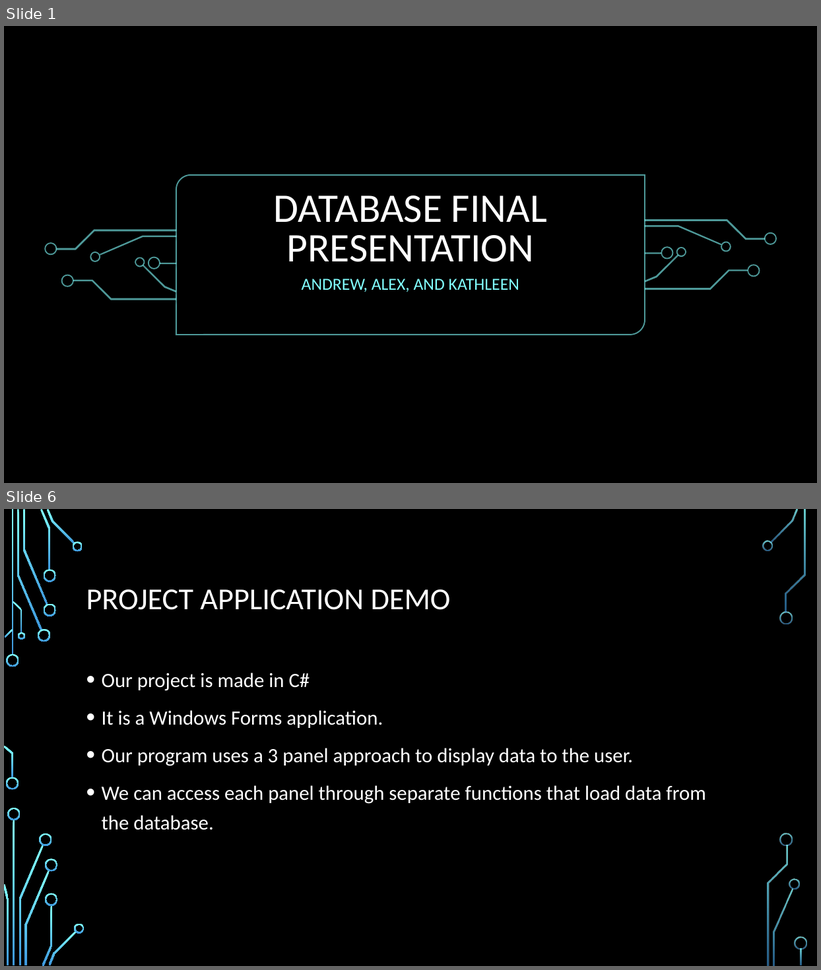
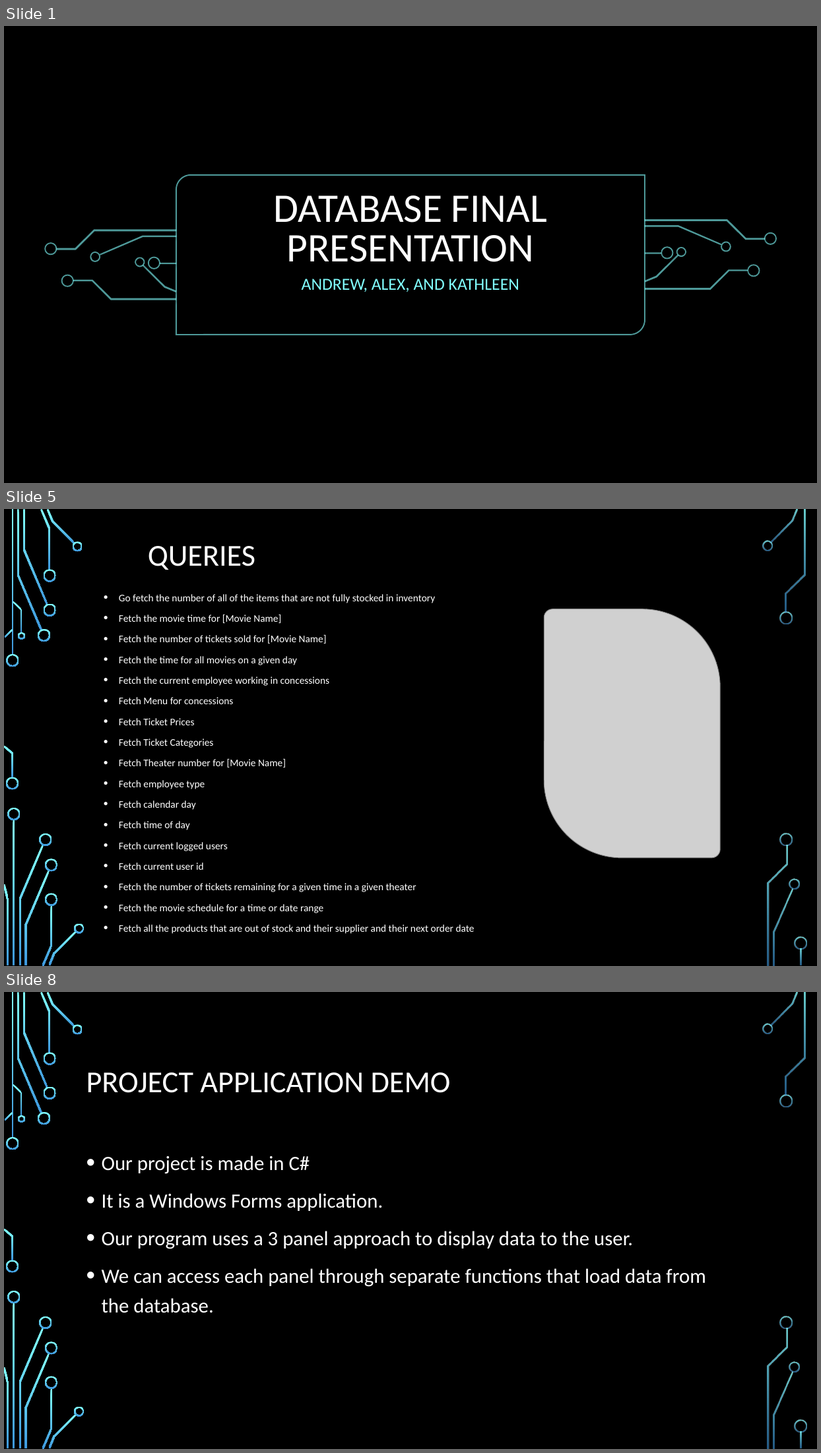
Before and after one commit to KathLevi/TheaterApp, a slide deck: Database Final Presentation.pptx. Shown one above the other, each under a label of ours: slides 1 and 6 before the commit, slides 1, 5 and 8 after it; the slides between them are not shown. The pictures are 821x970 and 821x1453 pixels, drawn with LibreOffice and Linux fonts; fonts in the diff are those of the drawing; grey boxes stand for pictures; background and template pictures are left out. Boxes give left, top, right and bottom in pixels: in the first picture for what was removed or moved away, otherwise in the second. Text is boxed around its words. In the diff, an @@ line names an element or a change of style, - is before the commit and + after.

```diff
--- a/Database Final Presentation.pptx
+++ b/Database Final Presentation.pptx
@@ slide 5 added at <box>4,509,817,966</box>, background picture (left out); not listed: 36 template elements that a slide beside it also shows @@
@@ title added at <box>148,546,255,570</box>, 36 pt, text #FFFFFF @@
+QUERIES
@@ text added at <box>119,594,475,934</box>, 12 pt, text #FFFFFF @@
+• Go fetch the number of all of the items that are not fully stocked in inventory
+• Fetch the movie time for [Movie Name]
+• Fetch the number of tickets sold for [Movie Name]
+• Fetch the time for all movies on a given day
+• Fetch the current employee working in concessions
+• Fetch Menu for concessions
+• Fetch Ticket Prices
+• Fetch Ticket Categories
+• Fetch Theater number for [Movie Name]
+• Fetch employee type
+• Fetch calendar day
+• Fetch time of day
+• Fetch current logged users
+• Fetch current user id
+• Fetch the number of tickets remaining for a given time in a given theater
+• Fetch the movie schedule for a time or date range
+• Fetch all the products that are out of stock and their supplier and their next order date
@@ picture added at <box>545,609,721,858</box> @@
@@ what was slide 6 is now slide 8 @@
```
Also in this commit, not shown: 3 slides changed, 2 other slides added, 1 slide removed.
